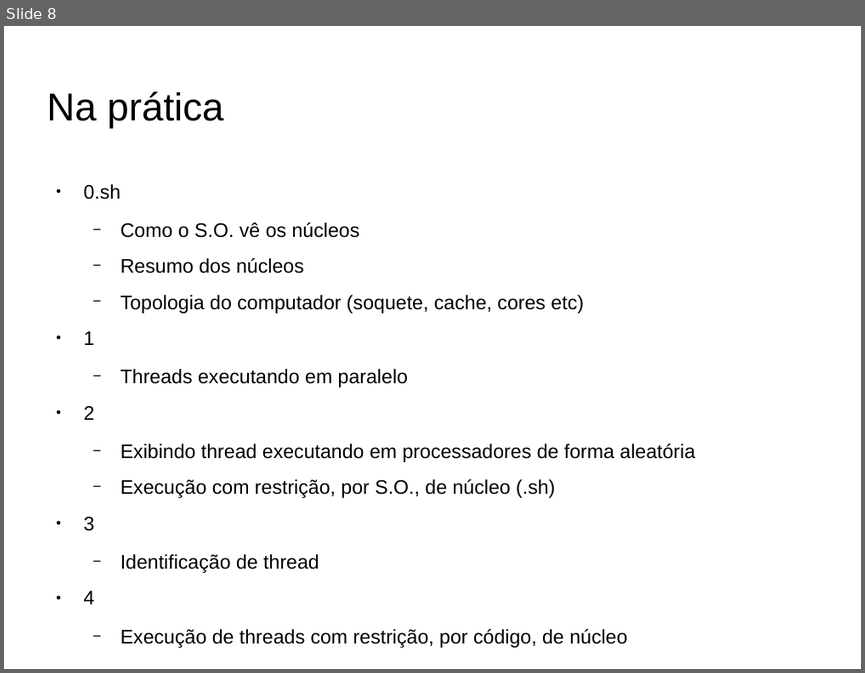
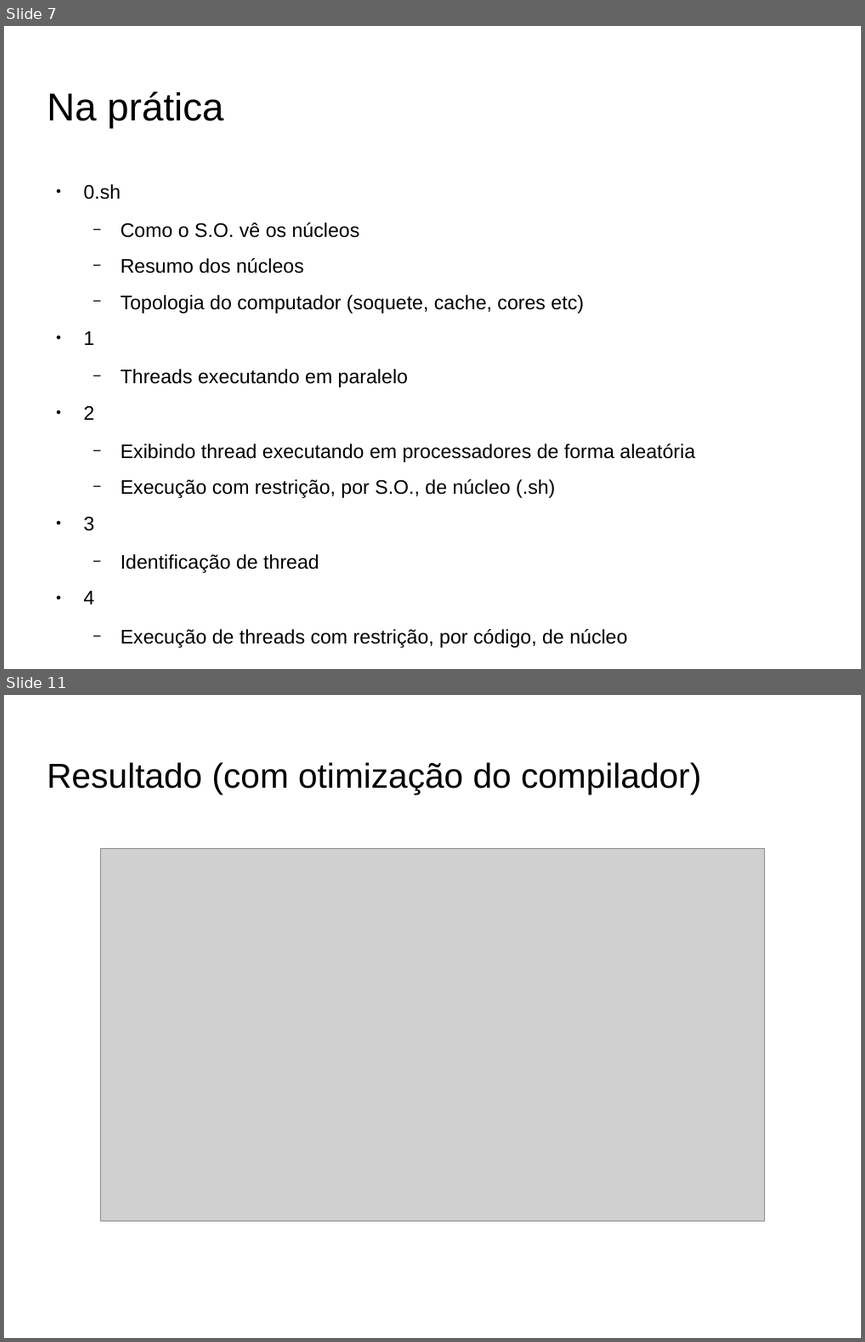
Before and after one commit to iagows/arquitetura_mestrado, a slide deck: Apresentação.odp. Shown one above the other, each under a label of ours: slide 8 before the commit, slides 7 and 11 after it; the slides between them are not shown. The pictures are 865x673 and 865x1342 pixels, drawn with LibreOffice and Linux fonts; fonts in the diff are those of the drawing; grey boxes stand for pictures; background and template pictures are left out. Boxes give left, top, right and bottom in pixels: in the first picture for what was removed or moved away, otherwise in the second. Text is boxed around its words. In the diff, an @@ line names an element or a change of style, - is before the commit and + after.

```diff
--- a/Apresentação.odp
+++ b/Apresentação.odp
@@ slide 11 added at [4, 695, 861, 1338], background picture (left out) @@
@@ title added at [46, 762, 701, 794], 32 pt, text #000000 @@
+Resultado (com otimização do compilador)
@@ picture added at [100, 848, 764, 1220] @@
@@ what was slide 8 is now slide 7 @@
```
Also in this commit, not shown: 4 other slides added, 2 slides removed, 4 other files.
